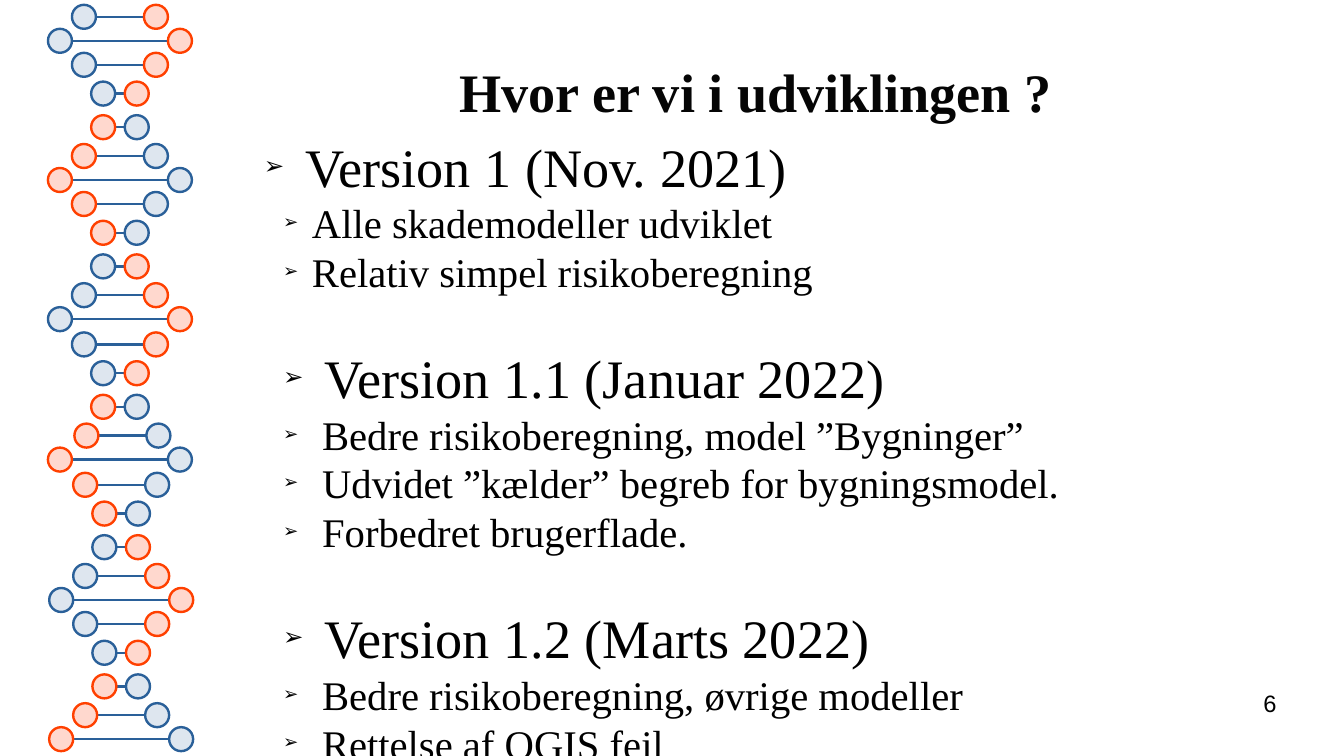
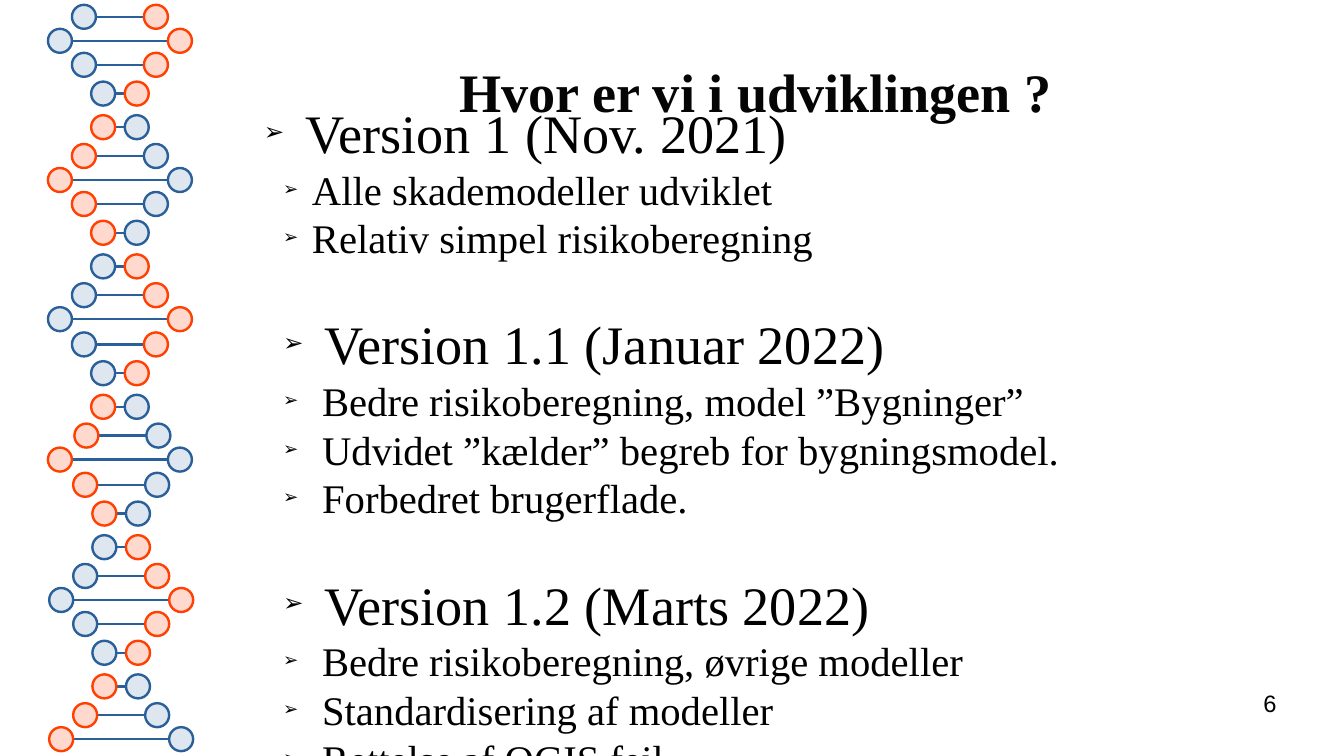
Before and after one commit to Skadesokonomi/Dokumentation-og-vejledninger, a slide deck: slide 6 of Skadesøkonomi Seminar feb 2022.odp. Drawn at 1344x756 pixels with LibreOffice and Linux fonts; fonts in the diff are those of the drawing. Boxes give left, top, right and bottom in pixels: in the first picture for what was removed or moved away, otherwise in the second. Text is boxed around its words. In the diff, an @@ line names an element or a change of style, - is before the commit and + after.

```diff
--- a/Skadesøkonomi Seminar feb 2022.odp
+++ b/Skadesøkonomi Seminar feb 2022.odp
@@ subtitle "Version 1 (Nov. 2021)": place and size @@
-subtitle "Version 1 (Nov. 2021)" at box(305, 149, 1059, 718)
+subtitle "Version 1 (Nov. 2021)" at box(305, 111, 1059, 733)
@@ subtitle at box(322, 696, 773, 733): paragraph added @@
+➢ Standardisering af modeller
```
Also in this commit, not shown: 2 other slides changed, 1 other file.
